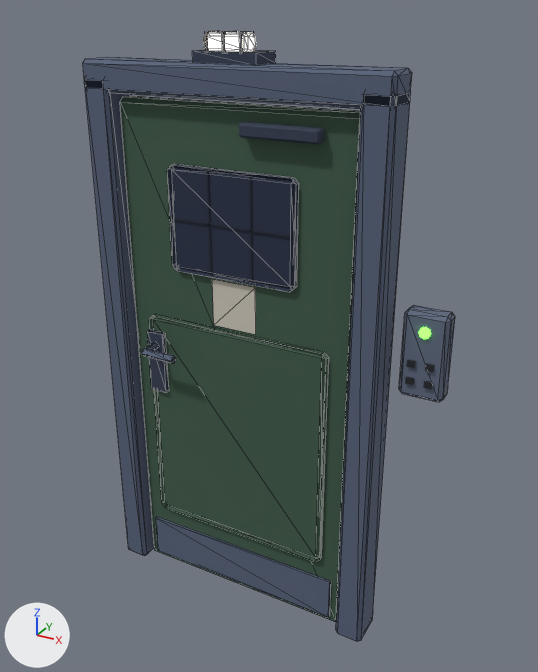
What one commit did to the glTF model public/assets/models/city/city_door.glb.
Camera for both pictures: a camera (50 mm lens) standing at (1.47, -2.49, 2.54) and looking at (0.14, -0.06, 1.32). Lighting does not change. The marker at lower left points along +X, +Y and +Z. The older version comes first. Mesh edges are drawn as thin lines on the coarser meshes. Where no turn or scale is listed for an object, it has been applied to the vertices. Vertices at exactly the same position are counted once.

In view in the first picture: 'door_closer', 'door_leaf', 'door_number', 'frame', 'frame.001', 'handle_plate', 'inset_panel', 'keypad', 'kick_plate', 'lamp', 'lamp_bracket', 'lintel', 'window' and 12 more.
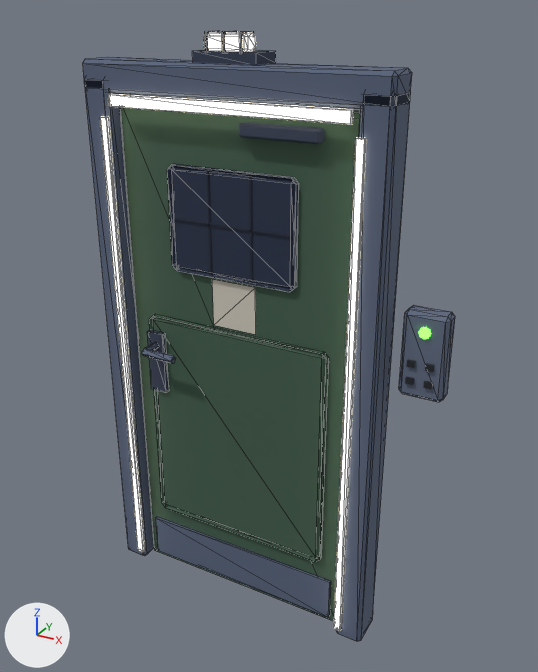
Edits to the bpy script that builds the scene:
```text
Change me_lamp:
    used by ob_lamp; location = (0.0, -0.1, 2.43)
    remove me_lamp.from_pydata(...)  # 24 vertices, 44 faces; spans x -0.09..0.09, y -0.035..0.035, z -0.03..0.03
    add me_lamp.from_pydata(...)  # 48 vertices, 80 faces; spans x -0.55..0.55, y -0.074..0.035, z -2.38..0.03
    me_lamp part 1: a new loose piece, a box spanning x -0.55..-0.52, y -0.074..-0.06, z -2.38..-0.28, in mat_mat_neon_white (beige #fff1d6, glowing beige #fff1d6)
    me_lamp part 2: a new loose piece, a box spanning x 0.52..0.55, y -0.074..-0.06, z -2.38..-0.28, in mat_mat_neon_white (beige #fff1d6, glowing beige #fff1d6)
    me_lamp part 3: a new loose piece, a box spanning x -0.5..0.5, y -0.074..-0.06, z -0.238..-0.193, in mat_mat_neon_white (beige #fff1d6, glowing beige #fff1d6)
```

What differs and where, as boxes (x1, y1, x2, y2) in the pictures (538 x 672 px):
'lamp', reshaped (404% wider, 2757% taller): before (204, 32, 256, 52); after (100, 32, 366, 631)
part 1 of me_lamp, added (beige): after (100, 117, 145, 552)
part 2 of me_lamp, added (beige): after (334, 138, 366, 631)
part 3 of me_lamp, added (beige): after (108, 94, 353, 124)
